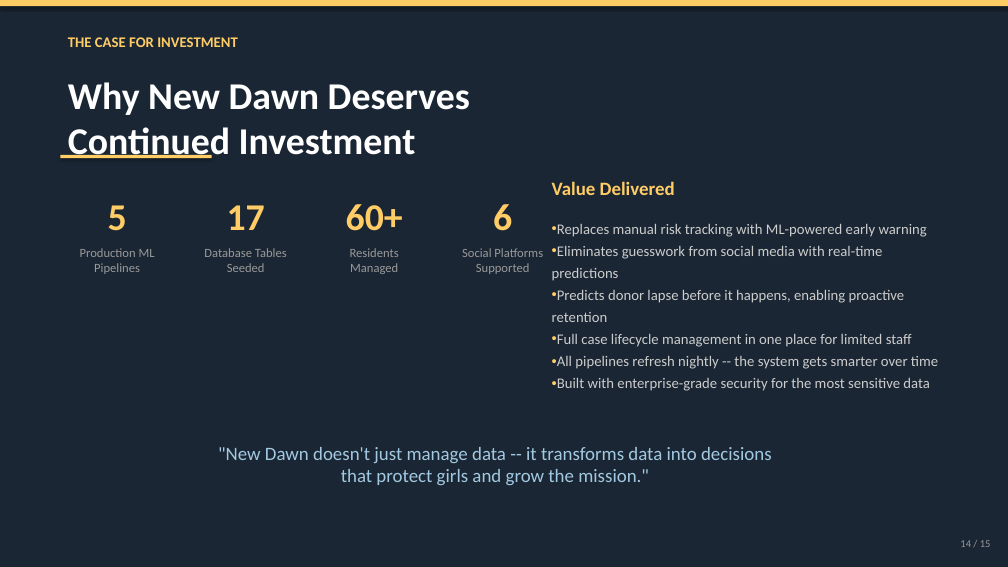
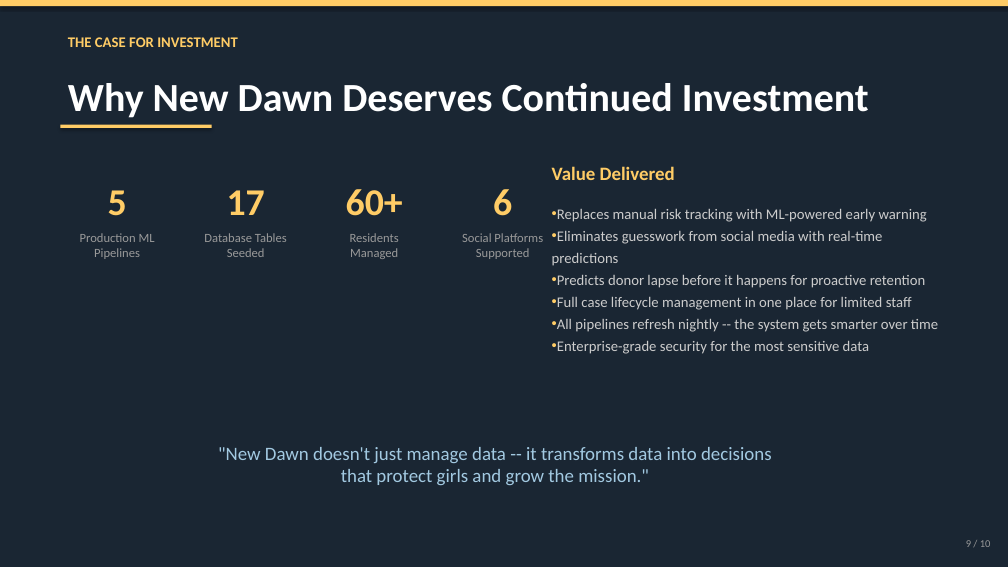
Before and after one commit to linklyns/New-Dawn, a slide deck: slide 9 of presentation/New_Dawn_Presentation.pptx (slide 14 before the commit). Drawn at 1008x567 pixels with LibreOffice and Linux fonts; fonts in the diff are those of the drawing. Boxes give left, top, right and bottom in pixels: in the first picture for what was removed or moved away, otherwise in the second. Text is boxed around its words. In the diff, an @@ line names an element or a change of style, - is before the commit and + after.

```diff
--- a/presentation/New_Dawn_Presentation.pptx
+++ b/presentation/New_Dawn_Presentation.pptx
@@ text "Why New Dawn Deserves Continued ..." at box(68, 83, 869, 118): size 36 to 38 pt; line spacing 43pt to 45pt @@
@@ rectangle: place and size @@
-rectangle at box(60, 155, 212, 158)
+rectangle at box(60, 125, 212, 128)
@@ 10 texts: place and size @@
-10 texts at box(80, 181, 938, 391)
+10 texts at box(80, 166, 938, 354)
@@ text at box(557, 275, 926, 288): text changed @@
-• Predicts donor lapse before it happens, enabling proactive retention
+• Predicts donor lapse before it happens for proactive retention
@@ text at box(557, 341, 869, 354): text changed @@
-• Built with enterprise-grade security for the most sensitive data
+• Enterprise-grade security for the most sensitive data
@@ text at box(966, 540, 991, 547): text changed @@
-14 / 15
+9 / 10
```
Also in this commit, not shown: 6 other slides changed, 3 slides added, 8 slides removed, 1 other file.
